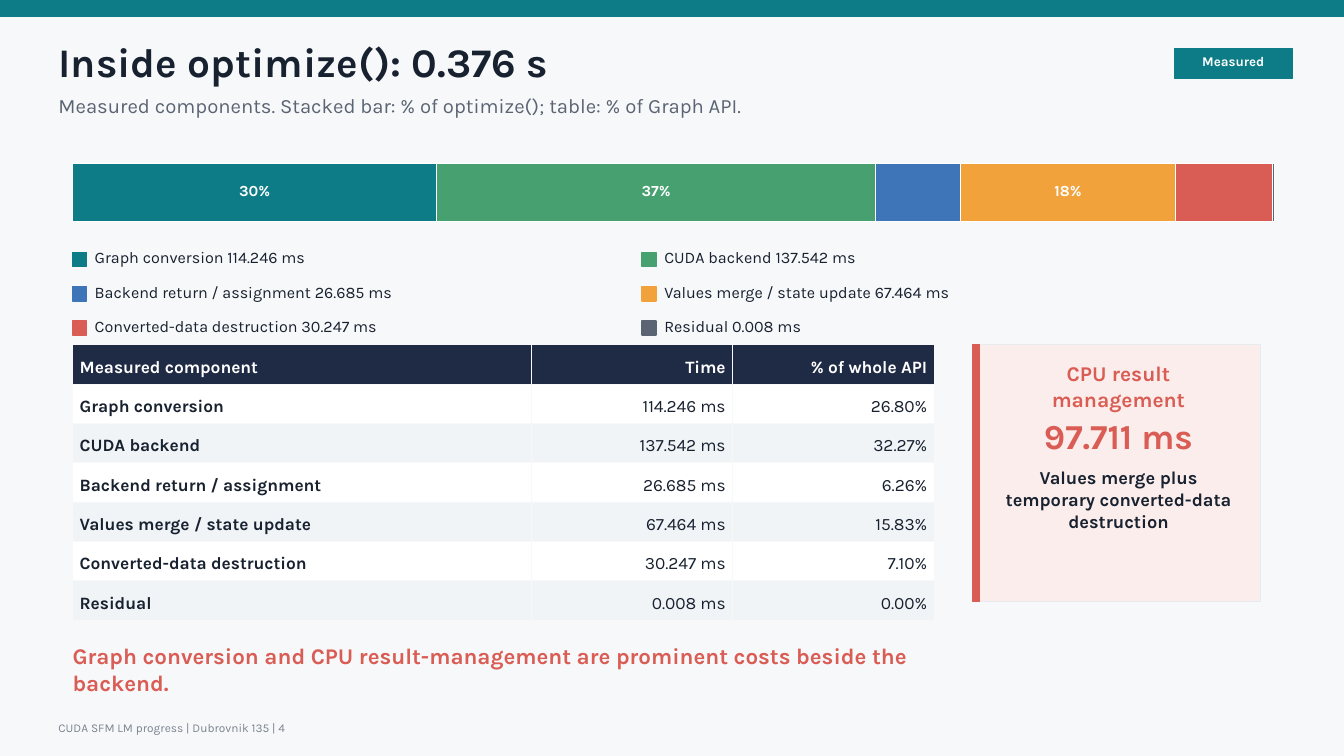
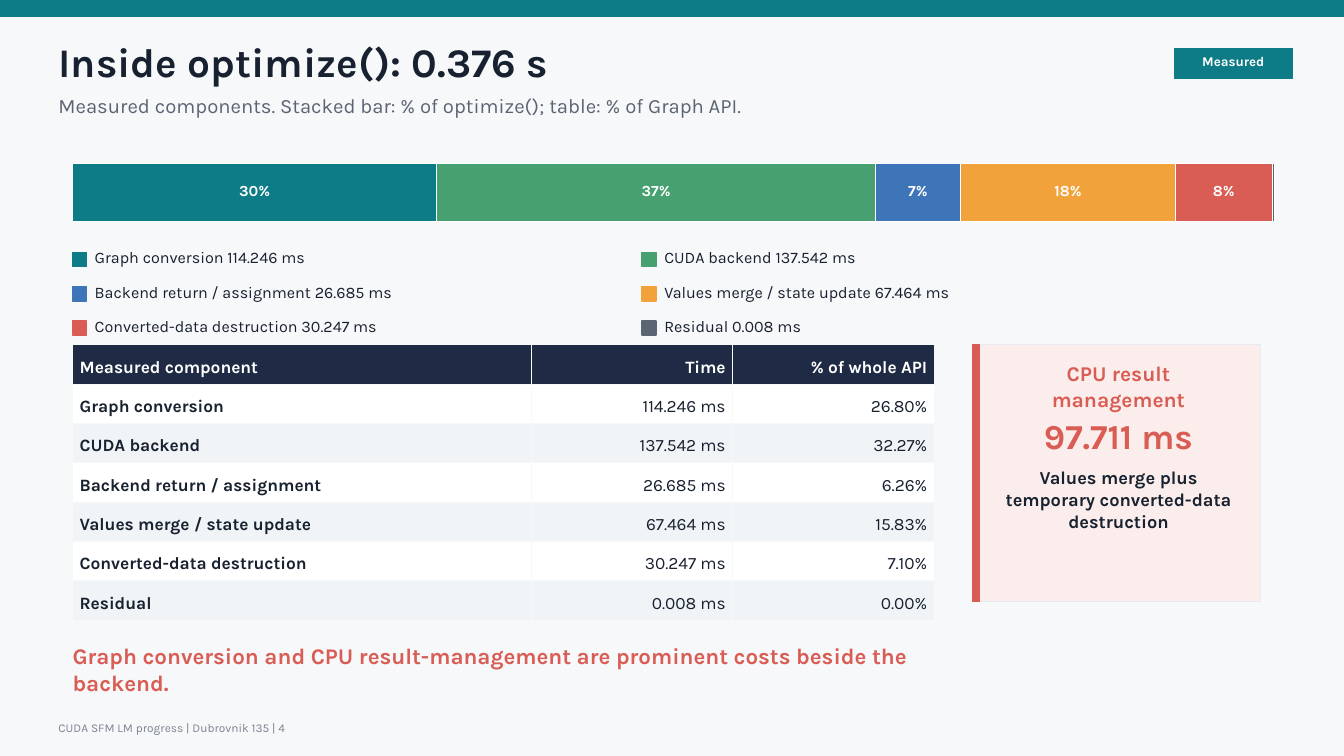
Before and after one commit to borglab/gtsam, a slide deck: slide 4 of timing/sfm_ba/benchmark_logs/20260710T_cuda_sfm_progress/cuda_sfm_progress_update.pptx. Drawn at 1344x756 pixels with LibreOffice and Linux fonts; fonts in the diff are those of the drawing. Boxes give left, top, right and bottom in pixels: in the first picture for what was removed or moved away, otherwise in the second. Text is boxed around its words. In the diff, an @@ line names an element or a change of style, - is before the commit and + after.

```diff
--- a/timing/sfm_ba/benchmark_logs/20260710T_cuda_sfm_progress/cuda_sfm_progress_update.pptx
+++ b/timing/sfm_ba/benchmark_logs/20260710T_cuda_sfm_progress/cuda_sfm_progress_update.pptx
@@ text added at (908,186,927,196), 11 pt, text #FFFFFF, bold @@
+7%
@@ text added at (1213,186,1235,196), 11 pt, text #FFFFFF, bold @@
+8%
```
Also in this commit, not shown: 3 other files.
